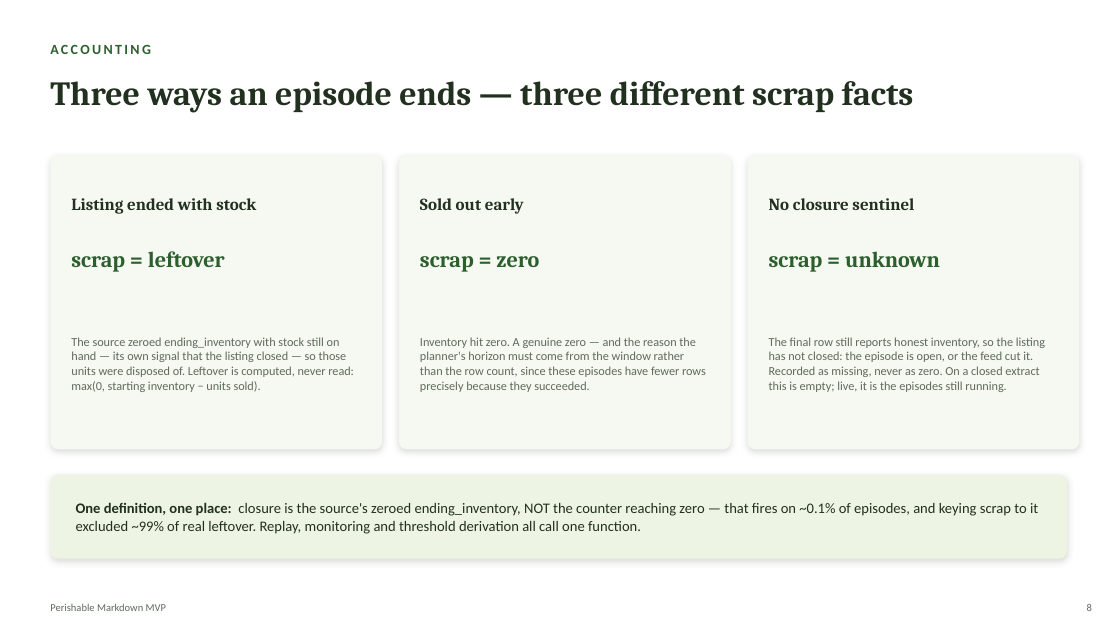
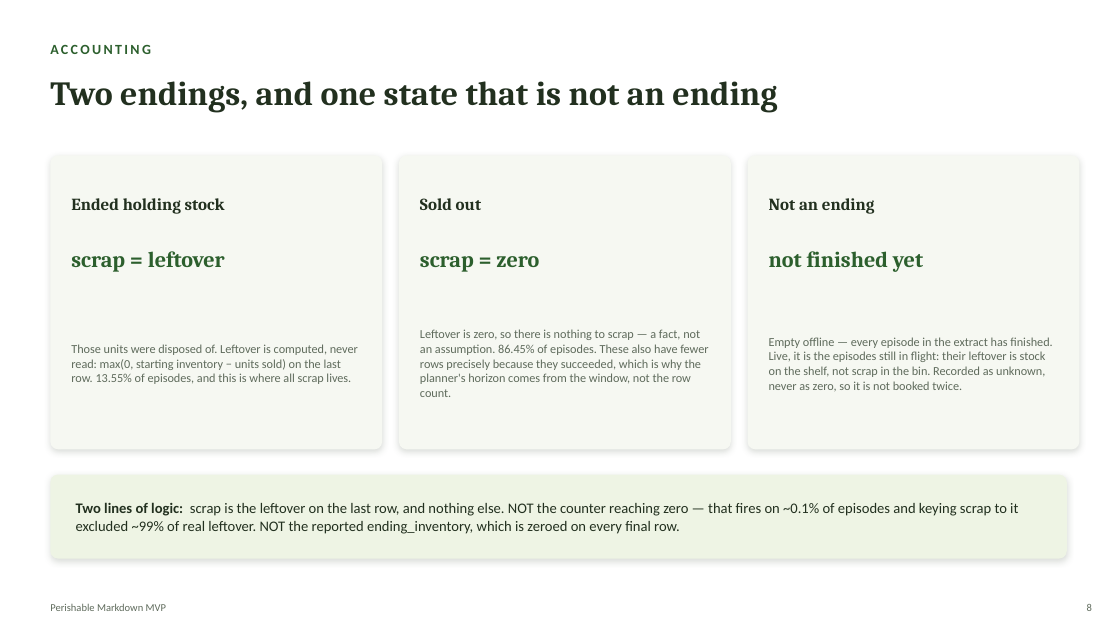
Before and after one commit to Kamalyunus/fresh-markdown, a slide deck: slide 8 of docs/perishable_markdown_tech_deck.pptx. Drawn at 1120x630 pixels with LibreOffice and Linux fonts; fonts in the diff are those of the drawing. Boxes give left, top, right and bottom in pixels: in the first picture for what was removed or moved away, otherwise in the second. Text is boxed around its words. In the diff, an @@ line names an element or a change of style, - is before the commit and + after.

```diff
--- a/docs/perishable_markdown_tech_deck.pptx
+++ b/docs/perishable_markdown_tech_deck.pptx
@@ text at <box>50,81,777,113</box>: text changed @@
-Three ways an episode ends — three different scrap facts
+Two endings, and one state that is not an ending
@@ text at <box>71,198,225,214</box>: text changed @@
-Listing ended with stock
+Ended holding stock
@@ text at <box>420,198,481,210</box>: text changed @@
-Sold out early
+Sold out
@@ text at <box>769,198,875,214</box>: text changed @@
-No closure sentinel
+Not an ending
@@ text at <box>769,251,923,272</box>: text changed @@
-scrap = unknown
+not finished yet
@@ text at <box>420,329,708,397</box>: text changed @@
-Inventory hit zero. A genuine zero — and the reason the planner's horizon must come from the window rather than the row count, since these episodes have fewer rows precisely because they succeeded.
+Leftover is zero, so there is nothing to scrap — a fact, not an assumption. 86.45% of episodes. These also have fewer rows precisely because they succeeded, which is why the planner's horizon comes from the window, not the row count.
@@ text at <box>71,344,358,384</box>: text changed @@
-The source zeroed ending_inventory with stock still on hand — its own signal that the listing closed — so those units were disposed of. Leftover is computed, never read: max(0, starting inventory − units sold).
+Those units were disposed of. Leftover is computed, never read: max(0, starting inventory − units sold) on the last row. 13.55% of episodes, and this is where all scrap lives.
@@ text at <box>769,337,1052,391</box>: text changed @@
-The final row still reports honest inventory, so the listing has not closed: the episode is open, or the feed cut it. Recorded as missing, never as zero. On a closed extract this is empty; live, it is the episodes still running.
+Empty offline — every episode in the extract has finished. Live, it is the episodes still in flight: their leftover is stock on the shelf, not scrap in the bin. Recorded as unknown, never as zero, so it is not booked twice.
@@ text at <box>76,502,1018,534</box>: text changed @@
-One definition, one place: closure is the source's zeroed ending_inventory, NOT the counter reaching zero — that fires on ~0.1% of episodes, and keying scrap to it excluded ~99% of real leftover. Replay, monitoring and threshold derivation all call one function.
+Two lines of logic: scrap is the leftover on the last row, and nothing else. NOT the counter reaching zero — that fires on ~0.1% of episodes and keying scrap to it excluded ~99% of real leftover. NOT the reported ending_inventory, which is zeroed on every final row.
```
Also in this commit, not shown: 1 other slide changed, 7 other files.
